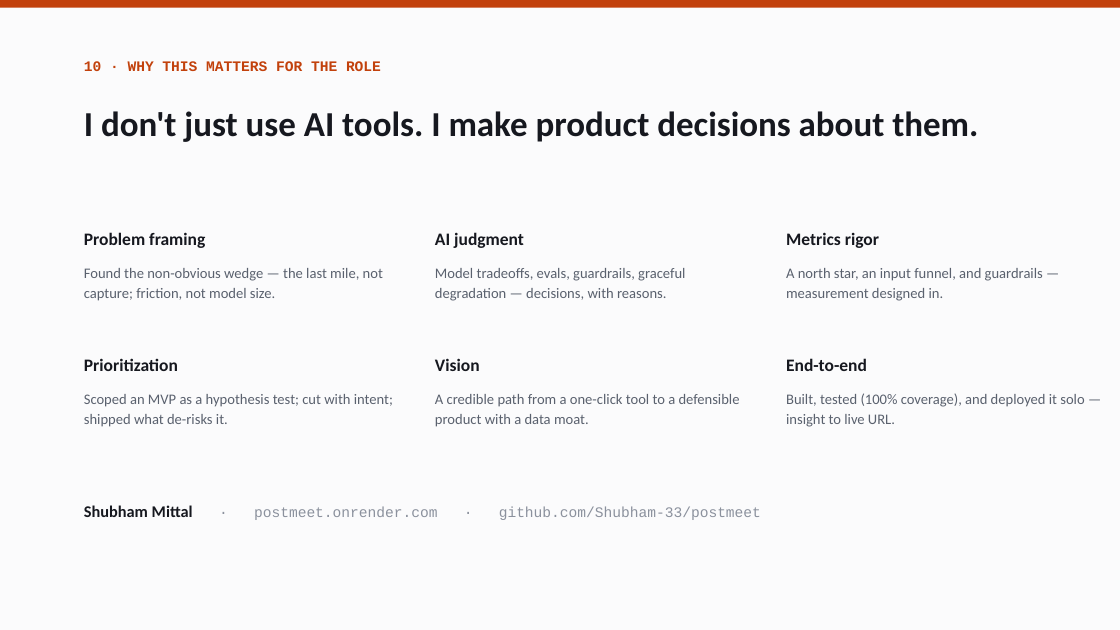
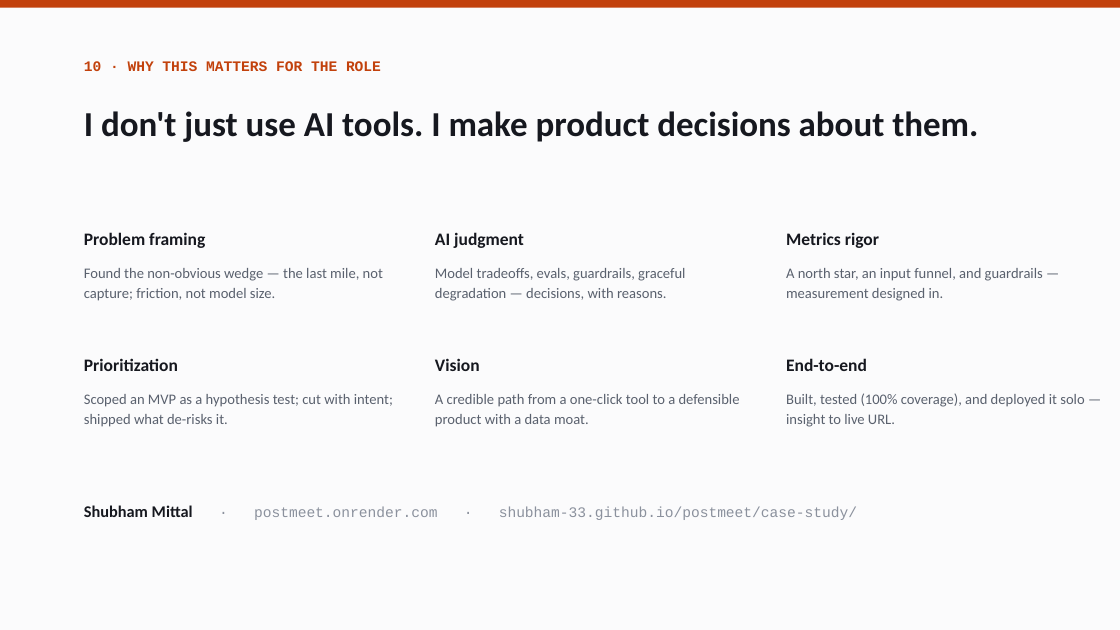
Before and after one commit to Shubham-33/postmeet, a slide deck: slide 12 of docs/postmeet-pitch.pptx. Drawn at 1120x630 pixels with LibreOffice and Linux fonts; fonts in the diff are those of the drawing. Boxes give left, top, right and bottom in pixels: in the first picture for what was removed or moved away, otherwise in the second. Text is boxed around its words. In the diff, an @@ line names an element or a change of style, - is before the commit and + after.

```diff
--- a/docs/postmeet-pitch.pptx
+++ b/docs/postmeet-pitch.pptx
@@ text at bbox=[84, 505, 857, 520]: text changed @@
-Shubham Mittal · postmeet.onrender.com · github.com/Shubham-33/postmeet
+Shubham Mittal · postmeet.onrender.com · shubham-33.github.io/postmeet/case-study/
```
Also in this commit, not shown: 3 other slides changed, 16 other files.
